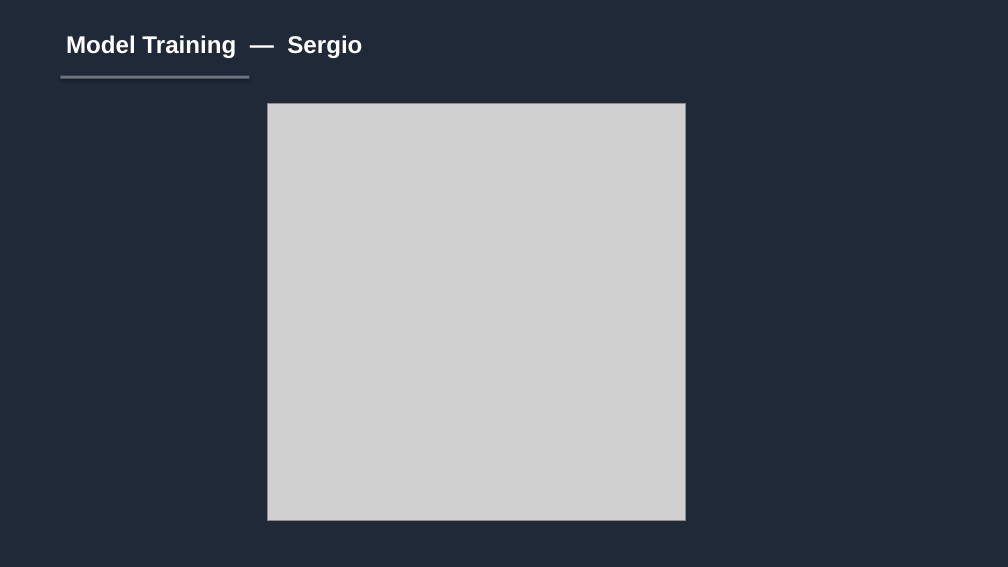
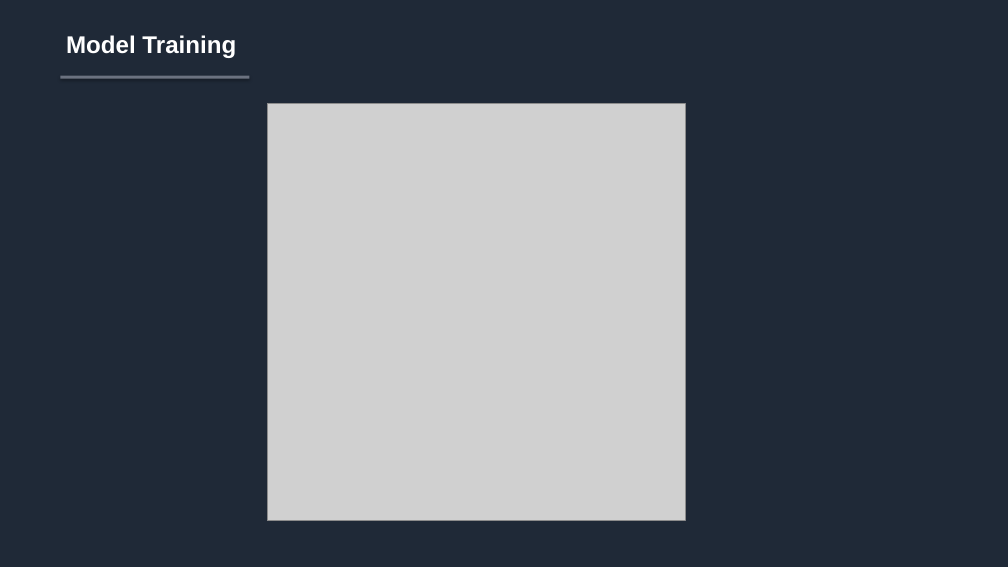
Before and after one commit to jerp73hit/ros_ws, a slide deck: slide 6 of project_presentation.pptx. Drawn at 1008x567 pixels with LibreOffice and Linux fonts; fonts in the diff are those of the drawing; grey boxes stand for pictures. Boxes give left, top, right and bottom in pixels: in the first picture for what was removed or moved away, otherwise in the second. Text is boxed around its words. In the diff, an @@ line names an element or a change of style, - is before the commit and + after.

```diff
--- a/project_presentation.pptx
+++ b/project_presentation.pptx
@@ text at (66, 35, 236, 58): text changed @@
-Model Training — Sergio
+Model Training
```
Also in this commit, not shown: 5 other slides changed.
